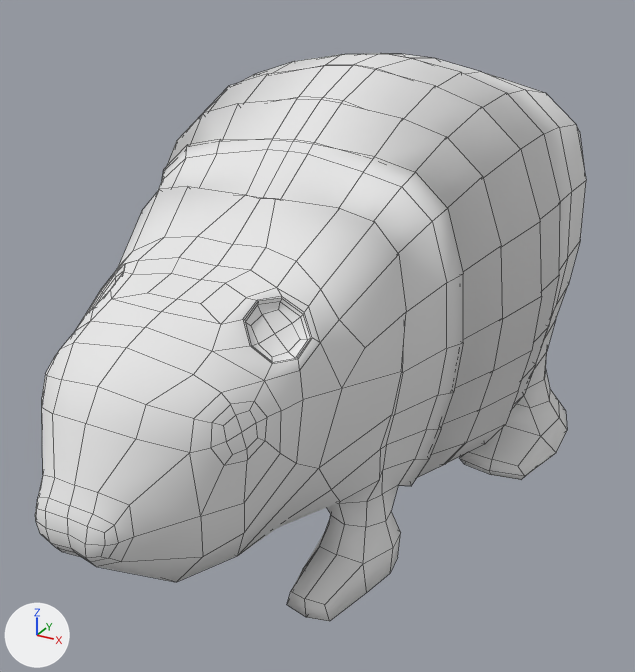
The OBJ model QuackingAwesome/Assets/Animals/Beaver.obj, before and after one commit.
Both versions are drawn from a 50 mm camera at (0.0765, -0.1973, 0.1564) aimed at (-0.0534, 0.039, 0.0382). The axes (+X, +Y, +Z) are drawn at lower left. The lights are the same throughout. Mesh edges are drawn as thin lines. Where no turn or scale is listed for an object, it has been applied to the vertices.

In view in the first picture: 'Beaver'.
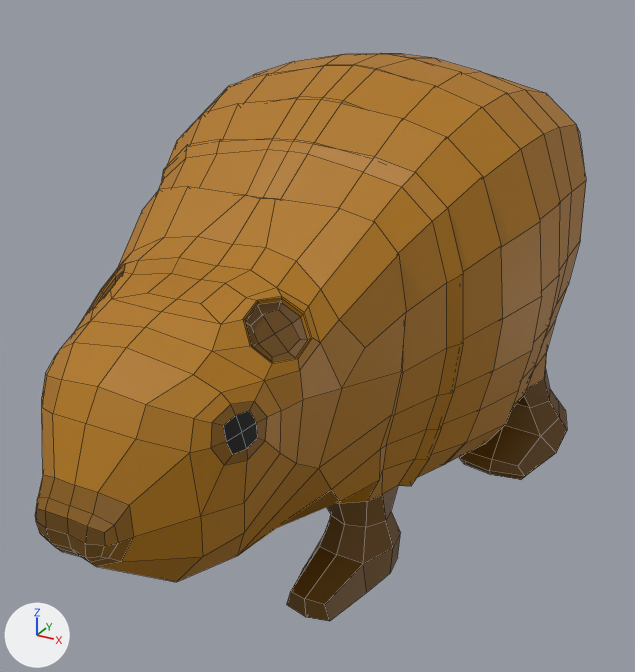
The newer file is also rescaled (x3.766), turned or shifted as a whole; pictures and numbers use the older file's frame.

Edits to the scene script, one JSON object a line:
```json
{"op": "add", "block": "img_animals_texture_png", "code": ["img_animals_texture_png = load_image('Animals Texture.png', '../Materials/Animals Texture.png', 64, 96, 'sRGB')"]}
{"op": "remove", "block": "mat_animals", "code": "mat_animals.base_color = (0.8, 0.8, 0.8)  # white #e7e7e7"}
{"op": "add", "block": "mat_animals", "code": "mat_animals.texture = img_animals_texture_png"}
{"op": "set", "path": "mat_animals.roughness", "old": "1.0", "new": "0.526"}
{"block": "me_beaver", "where": "me_beaver.from_pydata(...)  # 830 vertices, 828 faces; spans x -0.101..0.023, y -0.093..0.212, z -0.004..0.129"}
{"block": "me_beaver", "where": "# used by ob_beaver; location = (0.0, 0.0, 0.0)"}
{"block": "me_beaver", "change": "me_beaver part 1: edges marked sharp go from 0 to 1641"}
```

Location of each change, [x1, y1, x2, y2] in pixels of the pictures (635 x 672 px):
```json
{"object": "Beaver", "change": "surface changed, shading changed", "before": [35, 53, 586, 621], "after": [35, 53, 586, 621], "on screen": "white to brown"}
```
